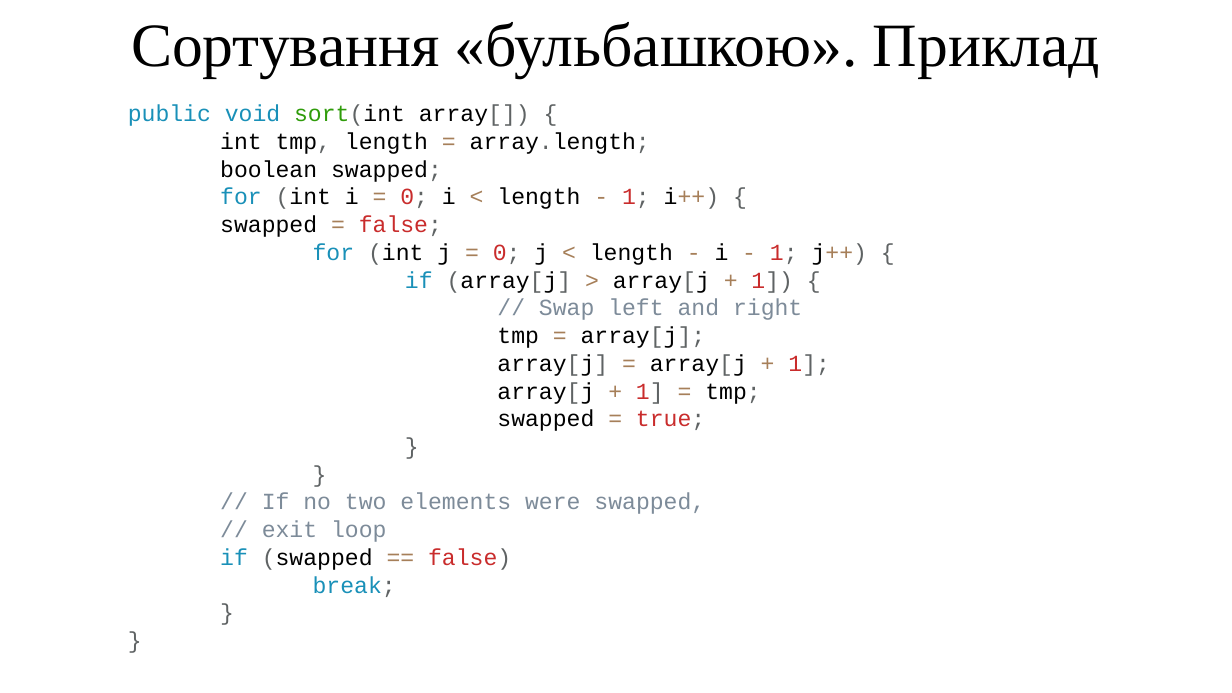
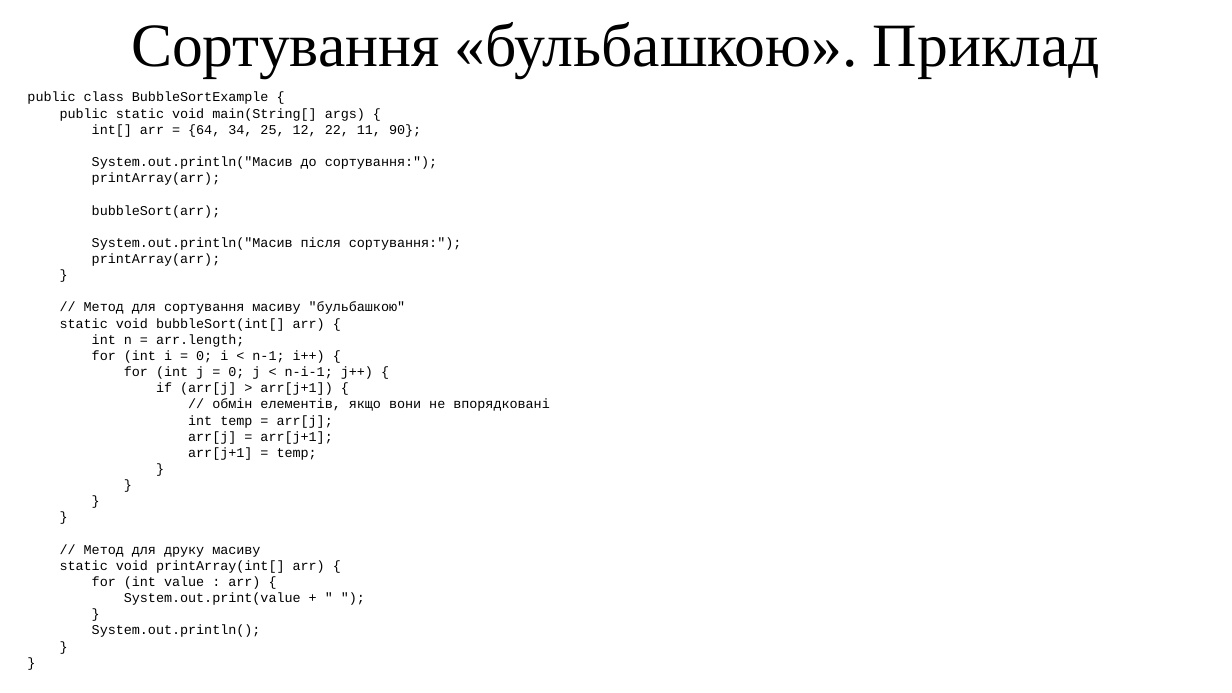
Before and after one commit to arg3ntuum/JavaCourse, a slide deck: slide 4 of Java Урок 8 Масиви. Алгоритми сортування.pptx. Drawn at 1232x693 pixels with LibreOffice and Linux fonts; fonts in the diff are those of the drawing. Boxes give left, top, right and bottom in pixels: in the first picture for what was removed or moved away, otherwise in the second. Text is boxed around its words. In the diff, an @@ line names an element or a change of style, - is before the commit and + after.

Commit message:
v 1.0.1
Фікси презентації з Алгоритмами сортування.

```diff
--- a/Java Урок 8 Масиви. Алгоритми сортування.pptx
+++ b/Java Урок 8 Масиви. Алгоритми сортування.pptx
@@ text "public class BubbleSortExample {": place and size @@
-text "public class BubbleSortExample {" at box(128, 105, 867, 597)
+text "public class BubbleSortExample {" at box(27, 92, 549, 637)
@@ text "public class BubbleSortExample {" at box(27, 92, 549, 637): size 18 to 10.5 pt, text colour #5F6364 to #000000 in "}", "}", "}", "}" @@
@@ text at box(27, 92, 549, 460): text changed; size 18 to 10.5 pt @@
-public void sort(int array[]) {
-int tmp, length = array.length;
-boolean swapped;
-for (int i = 0; i < length - 1; i++) {
-swapped = false;
-for (int j = 0; j < length - i - 1; j++) {
-if (array[j] > array[j + 1]) {
-// Swap left and right
-tmp = array[j];
-array[j] = array[j + 1];
-array[j + 1] = tmp;
-swapped = true;
+public class BubbleSortExample {
+public static void main(String[] args) {
+int[] arr = {64, 34, 25, 12, 22, 11, 90};
+System.out.println("Масив до сортування:");
+printArray(arr);
+bubbleSort(arr);
+System.out.println("Масив після сортування:");
+printArray(arr);
+}
+// Метод для сортування масиву "бульбашкою"
+static void bubbleSort(int[] arr) {
+int n = arr.length;
+for (int i = 0; i < n-1; i++) {
+for (int j = 0; j < n-i-1; j++) {
+if (arr[j] > arr[j+1]) {
+// обмін елементів, якщо вони не впорядковані
+int temp = arr[j];
+arr[j] = arr[j+1];
+arr[j+1] = temp;
@@ text at box(220, 493, 705, 597): paragraphs removed @@
-// If no two elements were swapped,
-// exit loop
-if (swapped == false)
-break;
@@ text at box(60, 545, 325, 637): paragraphs added @@
+// Метод для друку масиву
+static void printArray(int[] arr) {
+for (int value : arr) {
+System.out.print(value + " ");
+}
+System.out.println();
+}
+}
```
Also in this commit, not shown: 5 other slides changed.
